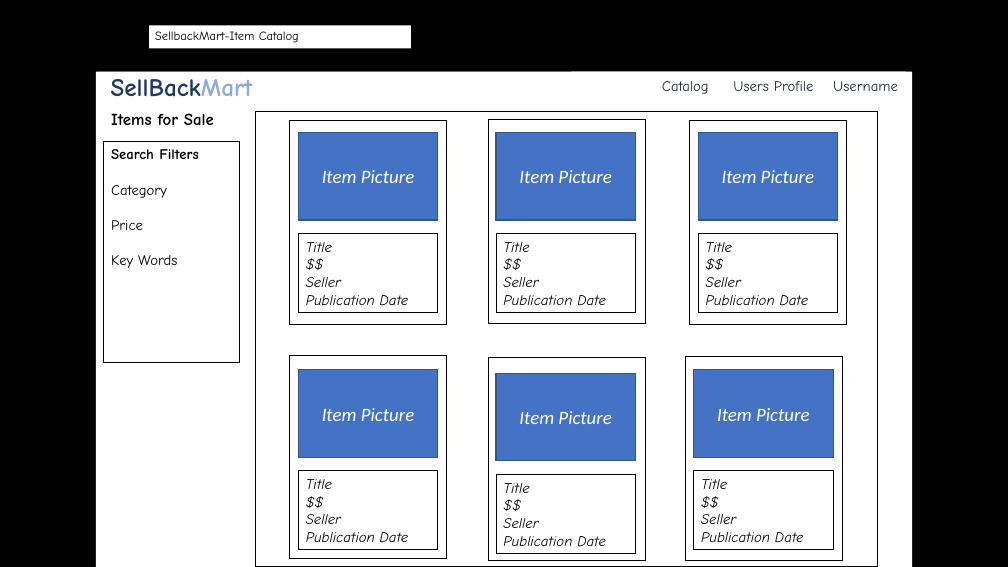
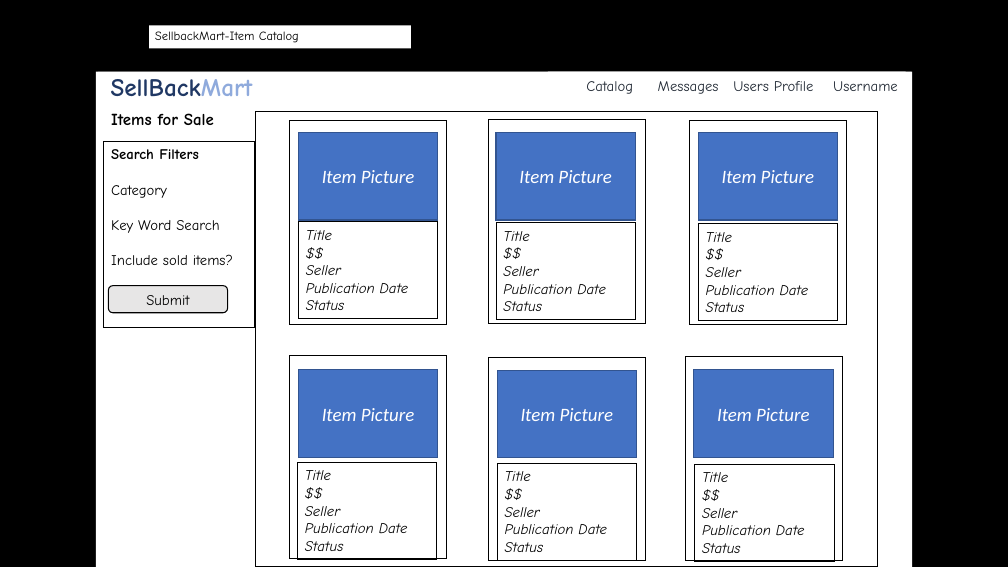
Before and after one commit to byllynho/SellBackMart, a slide deck: slide 7 of docs/wireframes/wireframes_3.0.pptx. Drawn at 1008x567 pixels with LibreOffice and Linux fonts; fonts in the diff are those of the drawing; background and template pictures are left out. Boxes give left, top, right and bottom in pixels: in the first picture for what was removed or moved away, otherwise in the second. Text is boxed around its words. In the diff, an @@ line names an element or a change of style, - is before the commit and + after.

```diff
--- a/docs/wireframes/wireframes_3.0.pptx
+++ b/docs/wireframes/wireframes_3.0.pptx
@@ rectangle "Catalog Messages Users Profile Username": place and size @@
-rectangle "Catalog Messages Users Profile Username" at bbox=[572, 72, 906, 101]
+rectangle "Catalog Messages Users Profile Username" at bbox=[548, 72, 907, 101]
@@ text in rectangle at bbox=[658, 81, 898, 94]: text changed @@
-Catalog Users Profile Username
+Catalog Messages Users Profile Username
@@ rectangle "Search Filters": place and size @@
-rectangle "Search Filters" at bbox=[104, 141, 240, 363]
+rectangle "Search Filters" at bbox=[104, 141, 254, 327]
@@ text in rectangle at bbox=[111, 220, 233, 265]: text changed @@
-Price
-Key Words
+Key Word Search
+Include sold items?
@@ rectangle "Title": place and size @@
-rectangle "Title" at bbox=[299, 234, 438, 312]
+rectangle "Title" at bbox=[299, 222, 438, 319]
@@ rectangle "Title": place and size @@
-rectangle "Title" at bbox=[496, 234, 635, 312]
+rectangle "Title" at bbox=[496, 223, 635, 320]
@@ rectangle "Title": place and size @@
-rectangle "Title" at bbox=[699, 234, 838, 312]
+rectangle "Title" at bbox=[699, 224, 838, 321]
@@ rounded rectangle added at bbox=[108, 286, 228, 313], fill #E7E6E6, outline #000000 1 pt, 14 pt, text #000000 @@
+Submit
@@ text in rectangle at bbox=[306, 300, 345, 310]: paragraph added @@
+Status
@@ text in rectangle at bbox=[503, 301, 542, 311]: paragraph added @@
+Status
@@ text in rectangle at bbox=[706, 302, 745, 312]: paragraph added @@
+Status
@@ rectangle "Title": place and size @@
-rectangle "Title" at bbox=[299, 471, 438, 550]
+rectangle "Title" at bbox=[297, 463, 436, 560]
@@ rectangle "Title": place and size @@
-rectangle "Title" at bbox=[496, 475, 635, 554]
+rectangle "Title" at bbox=[498, 464, 637, 560]
@@ rectangle "Title": place and size @@
-rectangle "Title" at bbox=[694, 471, 833, 550]
+rectangle "Title" at bbox=[695, 464, 834, 561]
@@ text in rectangle at bbox=[305, 541, 344, 551]: paragraph added @@
+Status
@@ text in rectangle at bbox=[505, 542, 544, 552]: paragraph added @@
+Status
@@ text in rectangle at bbox=[702, 543, 741, 553]: paragraph added @@
+Status
```
Also in this commit, not shown: 11 other slides changed, 4 slides added, 53 other files.
